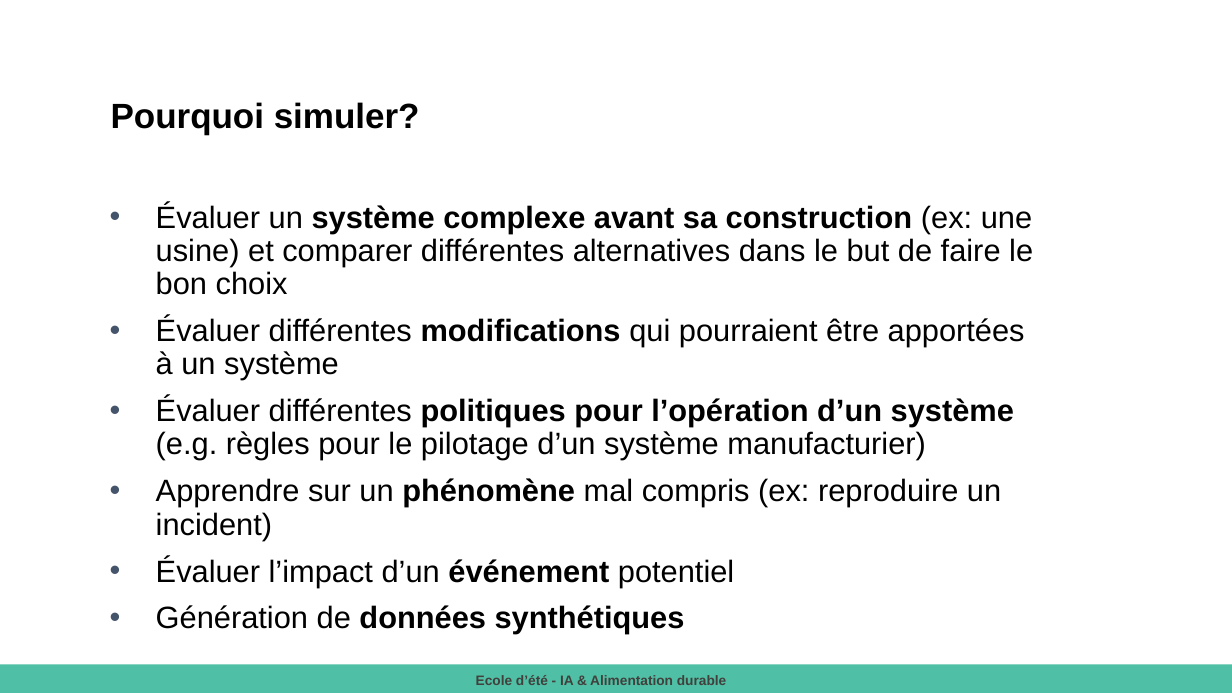
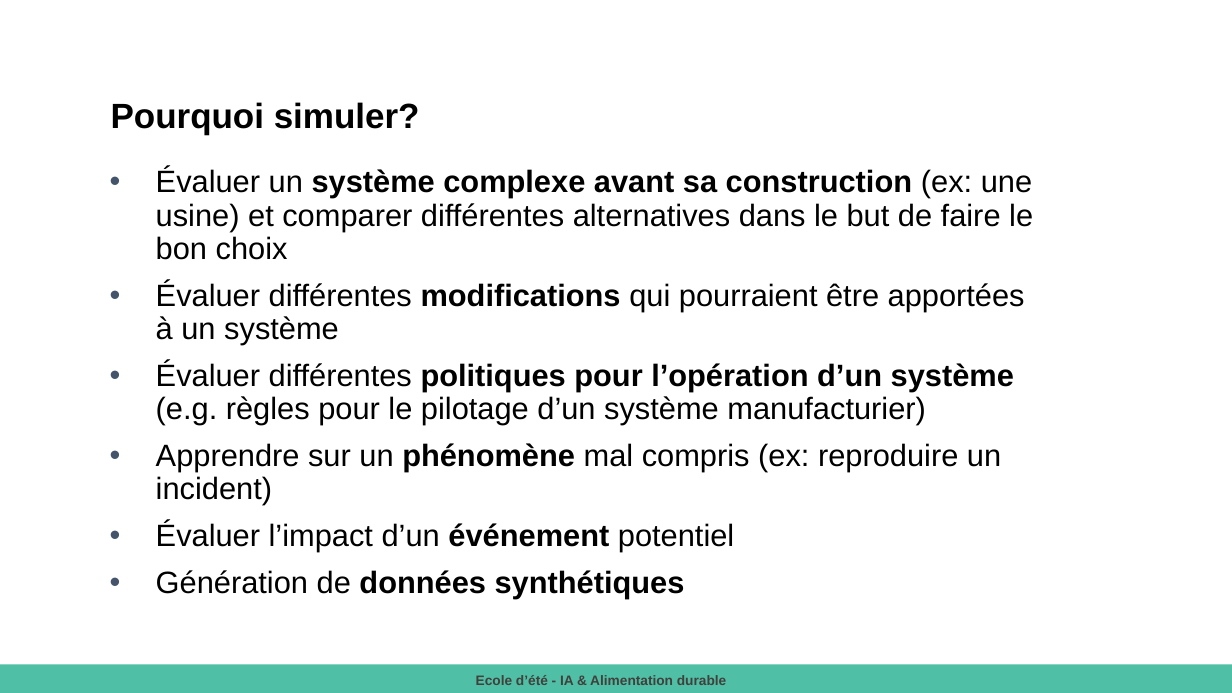
Before and after one commit to Menard980/2025-08-26-_La-_simulation_pour_pallier_le_manque_de_donnees-Ecole_ete_IA_et_Alimentation_durable, a slide deck: slide 3 of 2025 Présentation Atelier simulation.pptx (slide 4 before the commit). Drawn at 1232x693 pixels with LibreOffice and Linux fonts; fonts in the diff are those of the drawing. Boxes give left, top, right and bottom in pixels: in the first picture for what was removed or moved away, otherwise in the second. Text is boxed around its words. In the diff, an @@ line names an element or a change of style, - is before the commit and + after.

```diff
--- a/2025 Présentation Atelier simulation.pptx
+++ b/2025 Présentation Atelier simulation.pptx
@@ text "Évaluer un système complexe avant ...": place and size @@
-text "Évaluer un système complexe avant ..." at (156, 203, 1033, 587)
+text "Évaluer un système complexe avant ..." at (156, 168, 1033, 552)
```
Also in this commit, not shown: 7 other slides changed, 2 slides added, 2 slides removed.
